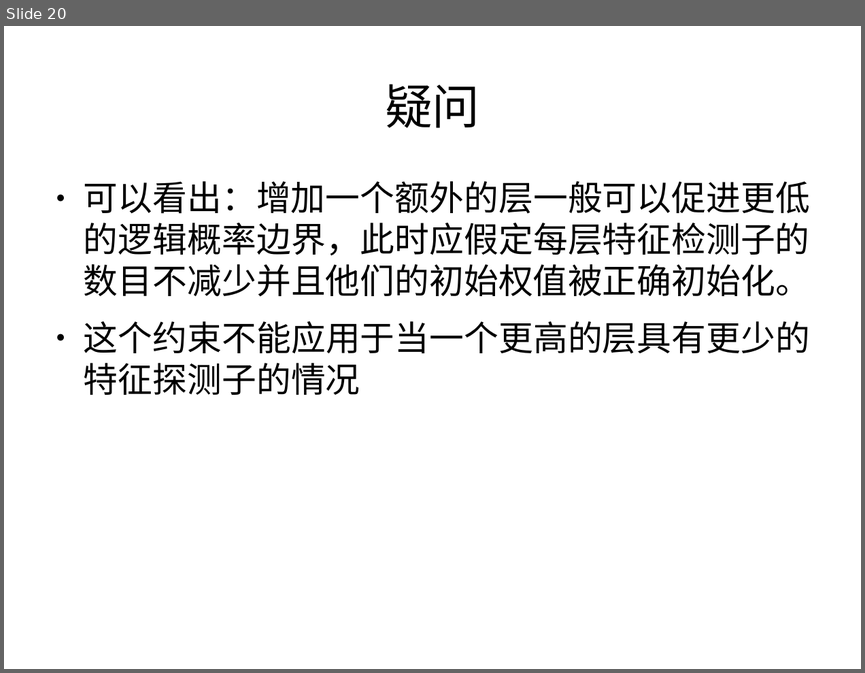
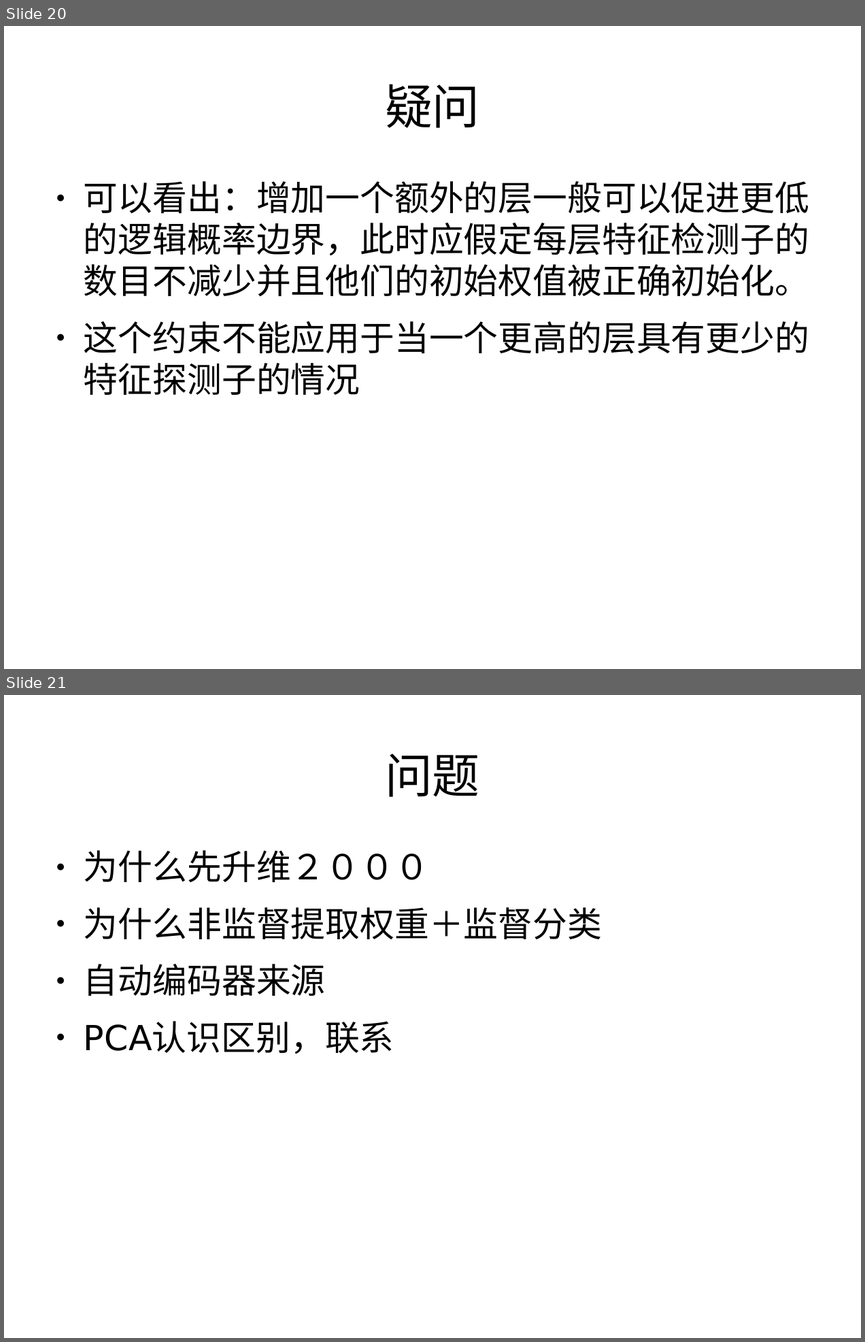
Before and after one commit to Mch233/Mch, a slide deck: work/ｐｐｔ２００６.odp. Shown one above the other, each under a label of ours: slide 20 before the commit, slides 20 and 21 after it. The pictures are 865x673 and 865x1342 pixels, drawn with LibreOffice and Linux fonts; fonts in the diff are those of the drawing. Boxes give left, top, right and bottom in pixels: in the first picture for what was removed or moved away, otherwise in the second. Text is boxed around its words. In the diff, an @@ line names an element or a change of style, - is before the commit and + after.

```diff
--- a/work/ｐｐｔ２００６.odp
+++ b/work/ｐｐｔ２００６.odp
@@ slide 21 added at [4, 695, 861, 1338], background #FFFFFF @@
@@ title added at [385, 753, 480, 797], 44 pt, text #000000 @@
+问题
@@ text added at [84, 850, 602, 1054], 32 pt, text #000000 @@
+● 为什么先升维２０００
+● 为什么非监督提取权重＋监督分类
+● 自动编码器来源
+● PCA认识区别，联系
```
Also in this commit, not shown: 5 other slides added, 11 other files.
